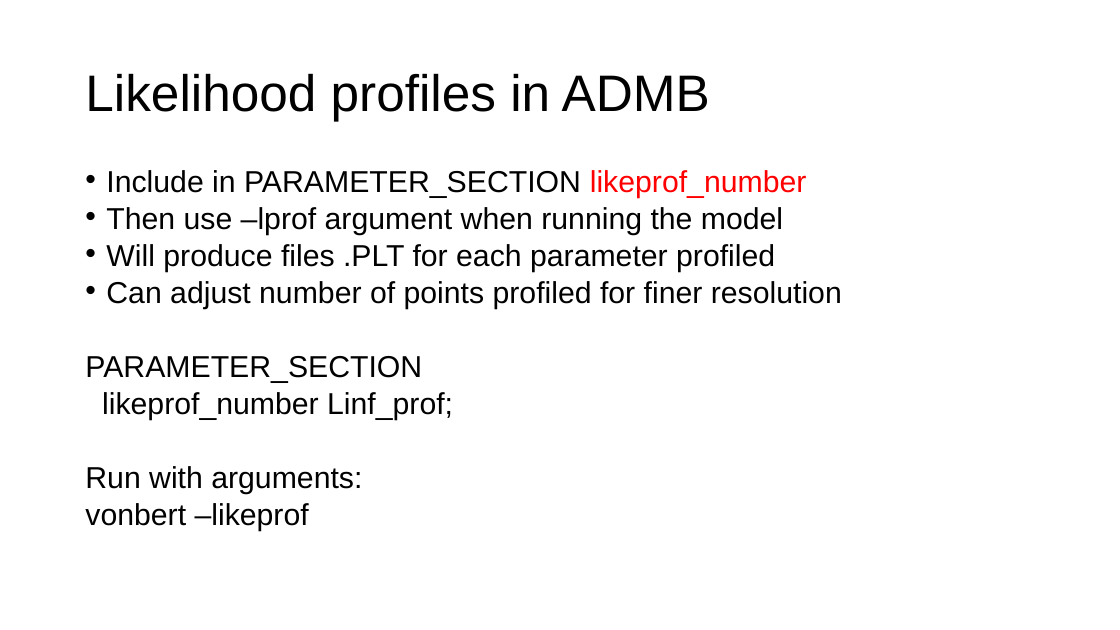
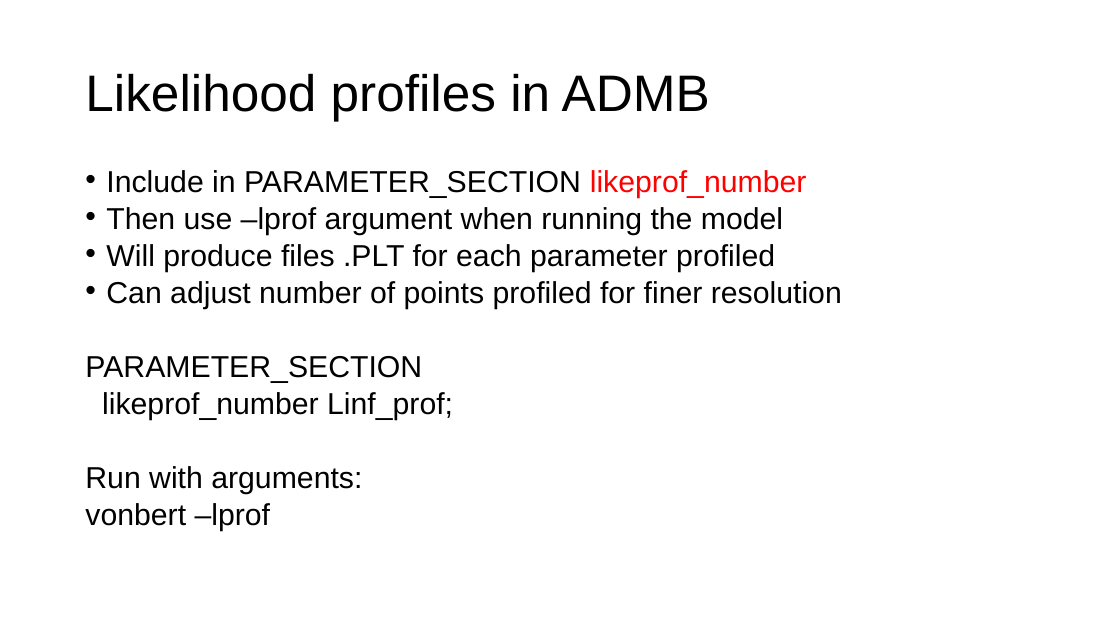
Before and after one commit to merrillrudd/ADMB_course, a slide deck: slide 9 of Day2/2c_Uncertainty/Uncertainty.pptx. Drawn at 1120x630 pixels with LibreOffice and Linux fonts; fonts in the diff are those of the drawing. Boxes give left, top, right and bottom in pixels: in the first picture for what was removed or moved away, otherwise in the second. Text is boxed around its words. In the diff, an @@ line names an element or a change of style, - is before the commit and + after.

```diff
--- a/Day2/2c_Uncertainty/Uncertainty.pptx
+++ b/Day2/2c_Uncertainty/Uncertainty.pptx
@@ text at (x1=85, y1=503, x2=271, y2=531): text changed @@
-vonbert –likeprof
+vonbert –lprof
```
Also in this commit, not shown: 33 other files.
